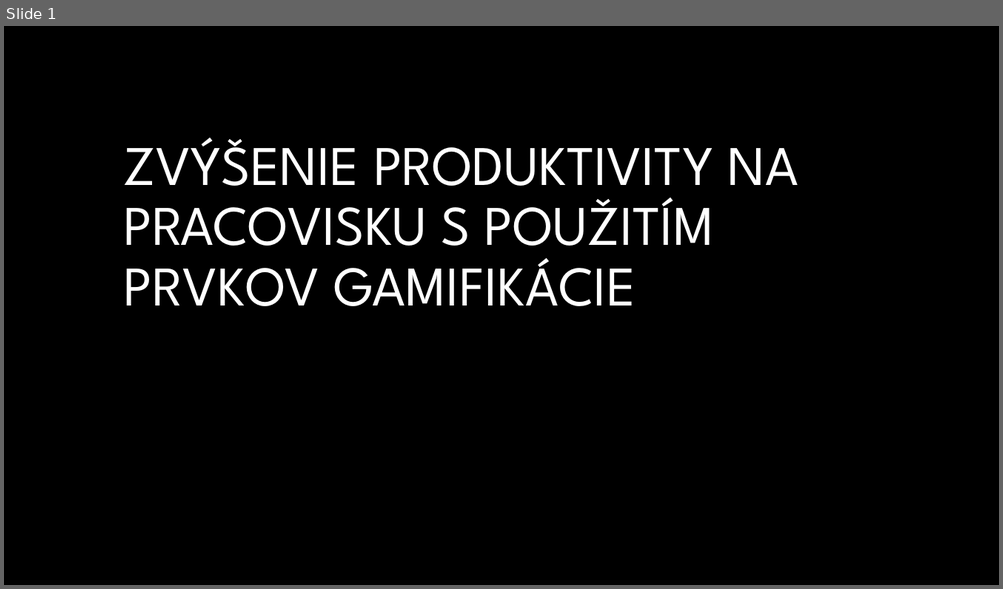
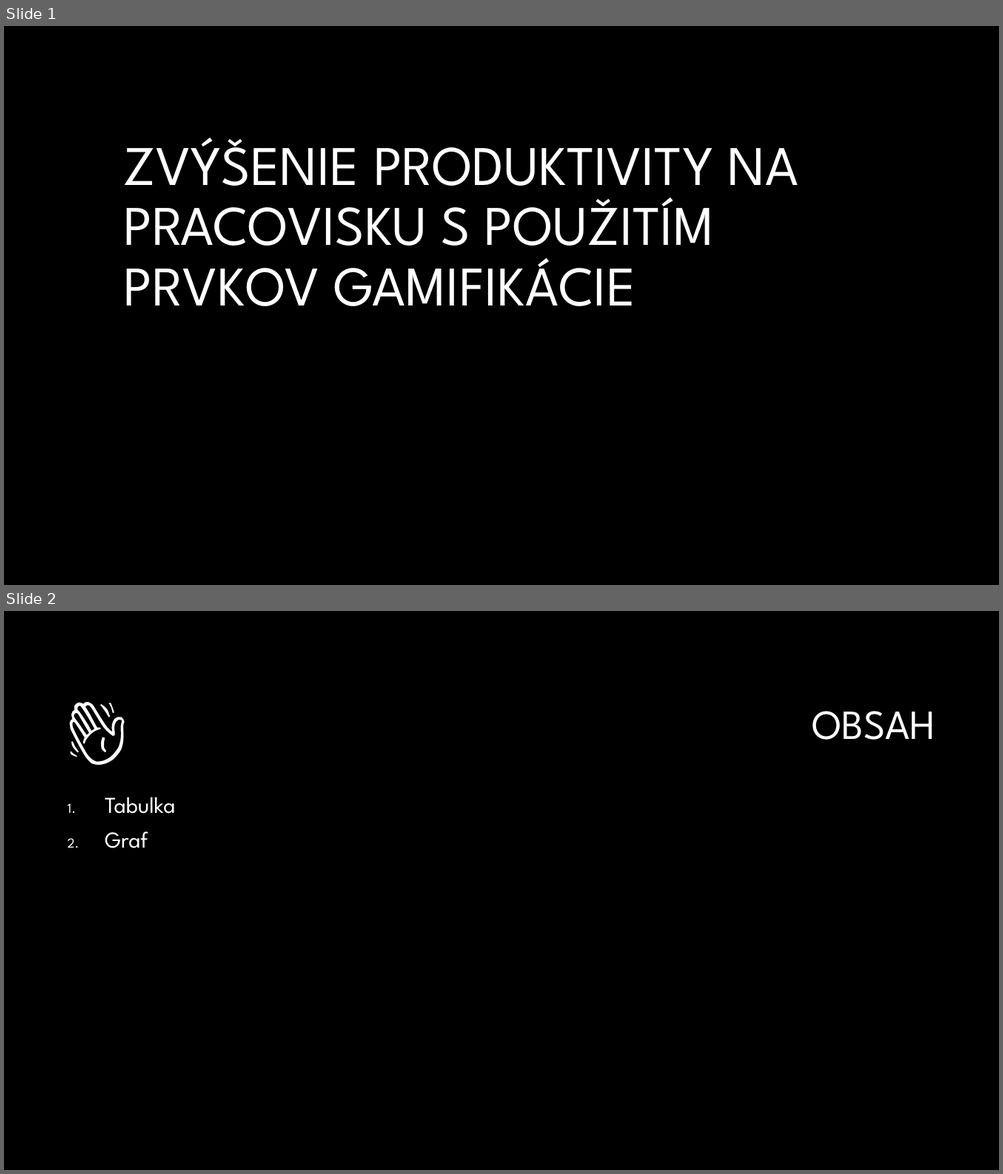
Before and after one commit to Brunokristi/MIP, a slide deck: Zvýšenie produktivity na pracovisku s použitím prvkov gamifikácie.pptx. Shown one above the other, each under a label of ours: slide 1 before the commit, slides 1 and 2 after it. The pictures are 1003x589 and 1003x1174 pixels, drawn with LibreOffice and Linux fonts; fonts in the diff are those of the drawing; background and template pictures are left out. Boxes give left, top, right and bottom in pixels: in the first picture for what was removed or moved away, otherwise in the second. Text is boxed around its words. In the diff, an @@ line names an element or a change of style, - is before the commit and + after.

```diff
--- a/Zvýšenie produktivity na pracovisku s použitím prvkov gamifikácie.pptx
+++ b/Zvýšenie produktivity na pracovisku s použitím prvkov gamifikácie.pptx
@@ slide 2 added at bbox=[4, 611, 999, 1170], background #000000 @@
@@ text added at bbox=[60, 681, 178, 772], 66 pt, text #FFFFFF @@
+👋
@@ title added at bbox=[811, 711, 935, 740], 40 pt, text #FFFFFF @@
+OBSAH
@@ text added at bbox=[105, 797, 175, 849], 22 pt, text #FFFFFF @@
+1. Tabuľka
+2. Graf
```
Also in this commit, not shown: 2 other slides added, 3 other files.
